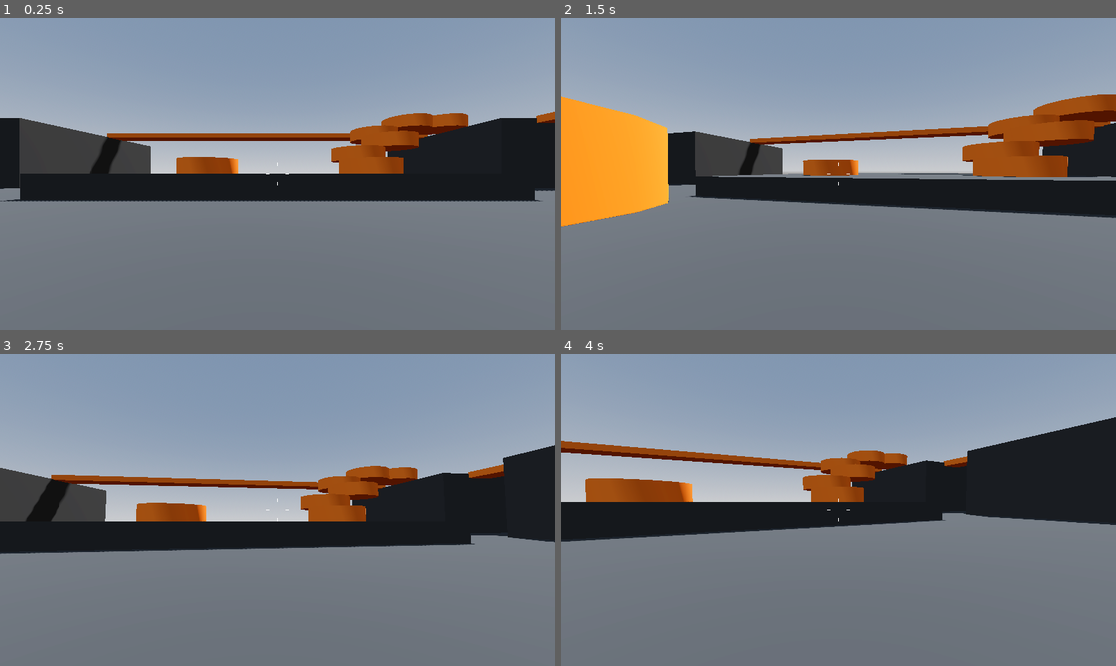
Above: before the commit, frames 1-4 (two rows, left to right).
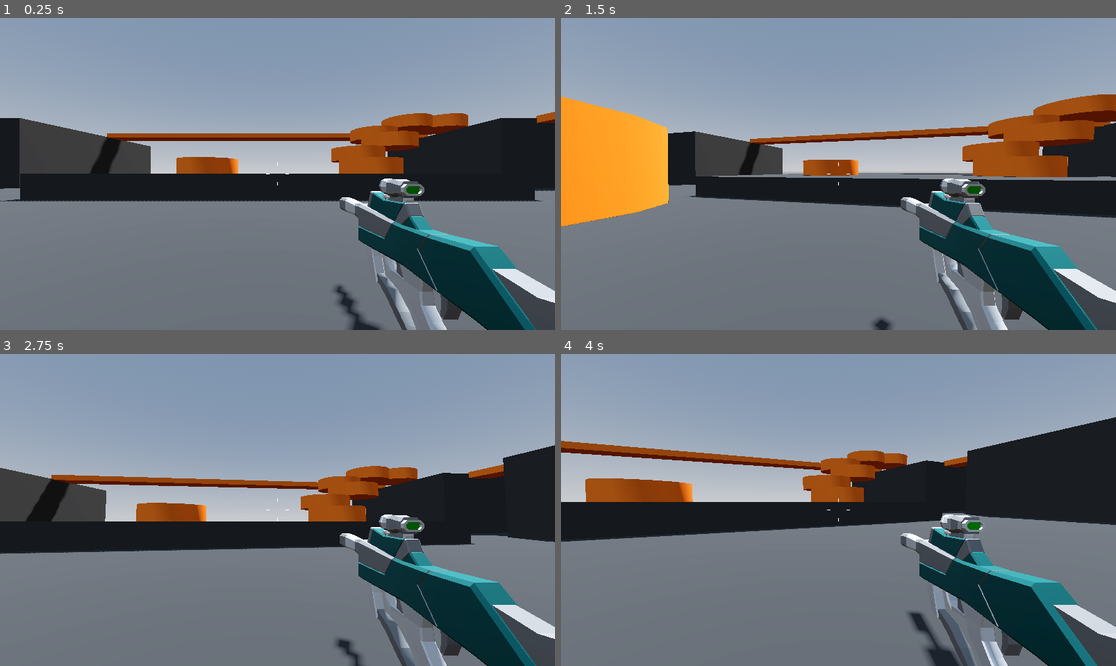
Above: after the commit, the same moments.

Repository: ivdobry/retro-fps
Game: Godot game, scene res://levels/sandbox.tscn
The game is run twice, just before and just after one commit, with the same random seed, the same clock (stepped at 60 frames per second) and the same inputs.
Inputs (mouse positions are in pixels of both pictures, inside the frame that each line leads up to):
- Up to frame 1 (0.25 s): no input
- Up to frame 2 (1.5 s): tap Enter (ui_accept) at 0.5, 0.6 s; move the mouse to (866, 174) at 0.52 s; press the mouse at (866, 174) at 0.53 s; hold Up (ui_up) from 0.53 s (still down); tap Space (jump) at 0.77, 1.07 s; move the mouse to (810, 174) at 1.27 s; release the mouse at (810, 174) at 1.28 s; click (810, 174) at 1.35 s
- Up to frame 3 (2.75 s): keep holding Up (ui_up); tap Space (jump) at 1.52, 1.55, 1.82, 2.1 s; move the mouse to (288, 503) at 2.02 s; tap Enter (ui_accept) at 2.3 s
- Up to frame 4 (4 s): keep holding Up (ui_up); move the mouse to (832, 516) at 2.77 s; tap Enter (ui_accept) at 2.85 s; tap Space (jump) at 3.02, 3.32, 3.77, 3.8 s; click (832, 516) at 3.05 s; move the mouse to (877, 513) at 3.52 s; press the mouse at (877, 513) at 3.53 s

The runs differ from the first frame. In frame 1, 9.2% of the frame differs, in the area x 60-100%, y 51-100%; in frame 2, 8.9%; in frame 3, 9.0%; in frame 4, 9.5%, in the area x 61-100%, y 51-100%.

Commit message:
Add smg weapon.

Diff:
--- a/enemy/enemy.gd
+++ b/enemy/enemy.gd
@@ -4,33 +4,54 @@
 const SPEED = 5.0
 const JUMP_VELOCITY = 4.5
 
+@export var atack_range := 1.5
+
 @onready var navigation_agent_3d: NavigationAgent3D = $NavigationAgent3D
+@onready var animation_player: AnimationPlayer = $AnimationPlayer
 
 var player: CharacterBody3D
+var provoked := false
+var aggro_range := 12.0
 
 func _ready() -> void:
 	player = get_tree().get_first_node_in_group("player")
 
+func _process(_awdelta: float) -> void:
+	if provoked:
+		navigation_agent_3d.target_position = player.global_position
+
 func _physics_process(delta: float) -> void:
-	navigation_agent_3d.target_position = player.global_position
 	var next_position = navigation_agent_3d.get_next_path_position()
 	# Add the gravity.
 	if not is_on_floor():
 		velocity += get_gravity() * delta
 
-	# Handle jump.
-	if Input.is_action_just_pressed("ui_accept") and is_on_floor():
-		velocity.y = JUMP_VELOCITY
-
 	# Get the input direction and handle the movement/deceleration.
 	# As good practice, you should replace UI actions with custom gameplay actions.
-	var input_dir := Input.get_vector("ui_left", "ui_right", "ui_up", "ui_down")
-	var direction := (transform.basis * Vector3(input_dir.x, 0, input_dir.y)).normalized()
+	var direction = global_position.direction_to(next_position)
+	var distance = global_position.distance_to(player.global_position)
+
+	if distance <= aggro_range:
+		provoked = true
+
+	if provoked:
+		if distance <= atack_range:
+			animation_player.play("Attack")
+
 	if direction:
+		_look_at_target(direction)
 		velocity.x = direction.x * SPEED
 		velocity.z = direction.z * SPEED
 	else:
 		velocity.x = move_toward(velocity.x, 0, SPEED)
 		velocity.z = move_toward(velocity.z, 0, SPEED)
 
-	 # move_and_slide()
+	move_and_slide()
+
+func _look_at_target(direction: Vector3) -> void:
+	var adjusted_direction = direction
+	adjusted_direction.y = 0
+	look_at(global_position + adjusted_direction, Vector3.UP, true)
+
+func _attack() -> void:
+	print("atack!!")
--- a/enemy/enemy.tscn
+++ b/enemy/enemy.tscn
@@ -1,10 +1,115 @@
-[gd_scene load_steps=4 format=3 uid="uid://dnxi21j5j7mby"]
+[gd_scene load_steps=9 format=3 uid="uid://dnxi21j5j7mby"]
 
 [ext_resource type="Script" uid="uid://dql6y62kbfrr6" path="res://enemy/enemy.gd" id="1_2mvqj"]
 
 [sub_resource type="CapsuleMesh" id="CapsuleMesh_scxef"]
 
 [sub_resource type="CapsuleShape3D" id="CapsuleShape3D_2mvqj"]
+
+[sub_resource type="StandardMaterial3D" id="StandardMaterial3D_2mvqj"]
+albedo_color = Color(1, 0, 0, 1)
+
+[sub_resource type="BoxMesh" id="BoxMesh_2mvqj"]
+size = Vector3(0.5, 0.2, 0.2)
+
+[sub_resource type="Animation" id="Animation_2mvqj"]
+resource_name = "Attack"
+length = 0.5
+tracks/0/type = "value"
+tracks/0/imported = false
+tracks/0/enabled = true
+tracks/0/path = NodePath("Visor:position")
+tracks/0/interp = 1
+tracks/0/loop_wrap = true
+tracks/0/keys = {
+"times": PackedFloat32Array(0, 0.2, 0.5),
+"transitions": PackedFloat32Array(-2, -2, -2),
+"update": 0,
+"values": [Vector3(0, 0.5, 0.5), Vector3(0, 0.5, 0.6), Vector3(0, 0.5, 0.5)]
+}
+tracks/1/type = "value"
+tracks/1/imported = false
+tracks/1/enabled = true
+tracks/1/path = NodePath("Visor:scale")
+tracks/1/interp = 1
+tracks/1/loop_wrap = true
+tracks/1/keys = {
+"times": PackedFloat32Array(0, 0.2, 0.5),
+"transitions": PackedFloat32Array(-2, -2, -2),
+"update": 0,
+"values": [Vector3(1, 1, 1), Vector3(1.5, 1.5, 1.5), Vector3(1, 1, 1)]
+}
+tracks/2/type = "value"
+tracks/2/imported = false
+tracks/2/enabled = true
+tracks/2/path = NodePath("Visor:material_override:albedo_color")
+tracks/2/interp = 1
+tracks/2/loop_wrap = true
+tracks/2/keys = {
+"times": PackedFloat32Array(0, 0.2, 0.5),
+"transitions": PackedFloat32Array(-2, -2, -2),
+"update": 0,
+"values": [Color(1, 0, 0, 1), Color(1, 1, 1, 1), Color(1, 0, 0, 1)]
+}
+tracks/3/type = "method"
+tracks/3/imported = false
+tracks/3/enabled = true
+tracks/3/path = NodePath(".")
+tracks/3/interp = 1
+tracks/3/loop_wrap = true
+tracks/3/keys = {
+"times": PackedFloat32Array(0.2),
+"transitions": PackedFloat32Array(1),
+"values": [{
+"args": [],
+"method": &"_attack"
+}]
+}
+
+[sub_resource type="Animation" id="Animation_ofsxj"]
+length = 0.001
+tracks/0/type = "value"
+tracks/0/imported = false
+tracks/0/enabled = true
+tracks/0/path = NodePath("Visor:position")
+tracks/0/interp = 1
+tracks/0/loop_wrap = true
+tracks/0/keys = {
+"times": PackedFloat32Array(0),
+"transitions": PackedFloat32Array(1),
+"update": 0,
+"values": [Vector3(0, 0.5, 0.5)]
+}
+tracks/1/type = "value"
+tracks/1/imported = false
+tracks/1/enabled = true
+tracks/1/path = NodePath("Visor:scale")
+tracks/1/interp = 1
+tracks/1/loop_wrap = true
+tracks/1/keys = {
+"times": PackedFloat32Array(0),
+"transitions": PackedFloat32Array(1),
+"update": 0,
+"values": [Vector3(1, 1, 1)]
+}
+tracks/2/type = "value"
+tracks/2/imported = false
+tracks/2/enabled = true
+tracks/2/path = NodePath("Visor:material_override:albedo_color")
+tracks/2/interp = 1
+tracks/2/loop_wrap = true
+tracks/2/keys = {
+"times": PackedFloat32Array(0),
+"transitions": PackedFloat32Array(1),
+"update": 0,
+"values": [Color(1, 0, 0, 1)]
+}
+
+[sub_resource type="AnimationLibrary" id="AnimationLibrary_ppra6"]
+_data = {
+&"Attack": SubResource("Animation_2mvqj"),
+&"RESET": SubResource("Animation_ofsxj")
+}
 
 [node name="Enemy" type="CharacterBody3D"]
 script = ExtResource("1_2mvqj")
@@ -17,3 +122,13 @@
 
 [node name="NavigationAgent3D" type="NavigationAgent3D" parent="."]
 debug_enabled = true
+
+[node name="Visor" type="MeshInstance3D" parent="."]
+transform = Transform3D(1, 0, 0, 0, 1, 0, 0, 0, 1, 0, 0.5, 0.5)
+material_override = SubResource("StandardMaterial3D_2mvqj")
+mesh = SubResource("BoxMesh_2mvqj")
+
+[node name="AnimationPlayer" type="AnimationPlayer" parent="."]
+libraries = {
+&"": SubResource("AnimationLibrary_ppra6")
+}
--- a/player/player.tscn
+++ b/player/player.tscn
@@ -1,8 +1,9 @@
-[gd_scene load_steps=6 format=3 uid="uid://cyirl1tqlicjn"]
+[gd_scene load_steps=7 format=3 uid="uid://cyirl1tqlicjn"]
 
 [ext_resource type="Script" uid="uid://cklxiqwf716dg" path="res://player/player.gd" id="1_oul6g"]
 [ext_resource type="Script" uid="uid://bk0tse02hou14" path="res://player/smooth_camera.gd" id="2_rkbax"]
 [ext_resource type="Script" uid="uid://f04ftp82gt3e" path="res://player/crosshair.gd" id="3_g1dw6"]
+[ext_resource type="PackedScene" uid="uid://dd7kjwt4tkceh" path="res://weapons/smg.tscn" id="3_yw30f"]
 
 [sub_resource type="CapsuleMesh" id="CapsuleMesh_kqu6x"]
 
@@ -24,6 +25,8 @@
 top_level = true
 script = ExtResource("2_rkbax")
 
+[node name="SMG" parent="CameraPivot/SmoothCamera" instance=ExtResource("3_yw30f")]
+
 [node name="CenterContainer" type="CenterContainer" parent="."]
 anchors_preset = 15
 anchor_right = 1.0
--- a/project.godot
+++ b/project.godot
@@ -42,3 +42,8 @@
 "events": [Object(InputEventKey,"resource_local_to_scene":false,"resource_name":"","device":-1,"window_id":0,"alt_press …(191 unchanged characters)…
 ]
 }
+fire={
+"deadzone": 0.2,
+"events": [Object(InputEventMouseButton,"resource_local_to_scene":false,"resource_name":"","device":-1,"window_id":0,"alt_pressed":false,"shift_pressed":false,"ctrl_pressed":false,"meta_pressed":false,"button_mask":1,"position":Vector2(500, 10),"global_position":Vector2(509, 58),"factor":1.0,"button_index":1,"canceled":false,"pressed":true,"double_click":false,"script":null)
+]
+}
--- /dev/null
+++ b/weapons/hitscan_weapon.gd
@@ -0,0 +1,17 @@
+extends Node3D
+
+@export var fire_rate := 14
+
+@onready var cooldown_timer: Timer = $CooldownTimer
+
+# Called when the node enters the scene tree for the first time.
+func _ready() -> void:
+	pass # Replace with function body.
+
+
+# Called every frame. 'delta' is the elapsed time since the previous frame.
+func _process(_delta: float) -> void:
+	if Input.is_action_pressed("fire"):
+		if cooldown_timer.is_stopped():
+			cooldown_timer.start(1.0 / fire_rate)
+			print("FIREEEE")
--- /dev/null
+++ b/weapons/hitscan_weapon.tscn
@@ -0,0 +1,9 @@
+[gd_scene load_steps=2 format=3 uid="uid://k63k22csi4q0"]
+
+[ext_resource type="Script" uid="uid://cj437kt3mj6vs" path="res://weapons/hitscan_weapon.gd" id="1_24x21"]
+
+[node name="HitscanWeapon" type="Node3D"]
+script = ExtResource("1_24x21")
+
+[node name="CooldownTimer" type="Timer" parent="."]
+one_shot = true
--- /dev/null
+++ b/weapons/smg.tscn
@@ -0,0 +1,9 @@
+[gd_scene load_steps=3 format=3 uid="uid://dd7kjwt4tkceh"]
+
+[ext_resource type="PackedScene" uid="uid://k63k22csi4q0" path="res://weapons/hitscan_weapon.tscn" id="1_n4llf"]
+[ext_resource type="PackedScene" uid="uid://crgmg13va1jd3" path="res://weapons/SMG.glb" id="2_6vhuu"]
+
+[node name="SMG" instance=ExtResource("1_n4llf")]
+
+[node name="SMG" parent="." index="1" instance=ExtResource("2_6vhuu")]
+transform = Transform3D(1, 0, 0, 0, 1, 0, 0, 0, 1, 0.7, -0.35, -1)
Binary file added: weapons/SMG.glb
Not shown, added: weapons/SMG.glb.import
Binary file added: weapons/SMG_Palette-Colour.png
Not shown, added: weapons/SMG_Palette-Colour.png.import
Not shown, added: weapons/hitscan_weapon.gd.uid
